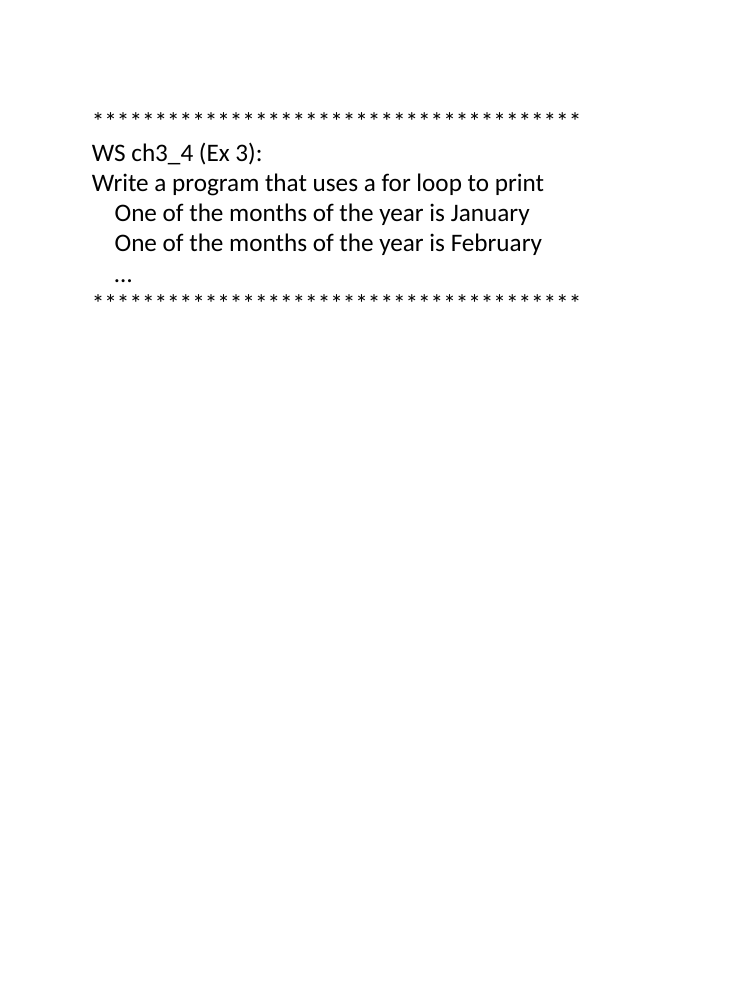
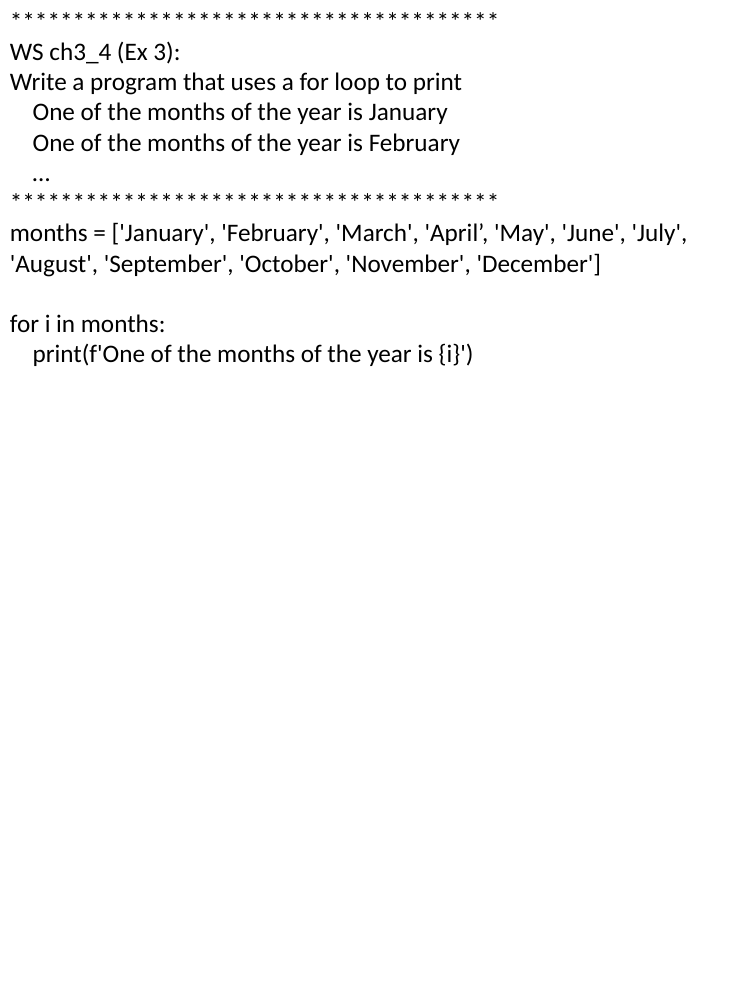
Before and after one commit to Lor3nzoMartinez/Python, a slide deck: slide 16 of Homework/ch 3 turtles.pptx (slide 15 before the commit). Drawn at 756x1008 pixels with LibreOffice and Linux fonts; fonts in the diff are those of the drawing. Boxes give left, top, right and bottom in pixels: in the first picture for what was removed or moved away, otherwise in the second. Text is boxed around its words. In the diff, an @@ line names an element or a change of style, - is before the commit and + after.

```diff
--- a/Homework/ch 3 turtles.pptx
+++ b/Homework/ch 3 turtles.pptx
@@ text "***************************************": place and size @@
-text "***************************************" at box(92, 142, 544, 255)
+text "***************************************" at box(10, 41, 688, 366)
@@ text at box(10, 222, 688, 366): paragraphs added @@
+months = ['January', 'February', 'March', 'April’, 'May', 'June', 'July', 'August', 'September', 'October', 'November', 'December']
+for i in months:
+print(f'One of the months of the year is {i}')
```
Also in this commit, not shown: 4 other slides changed, 2 slides added, 1 slide removed, 16 other files.
